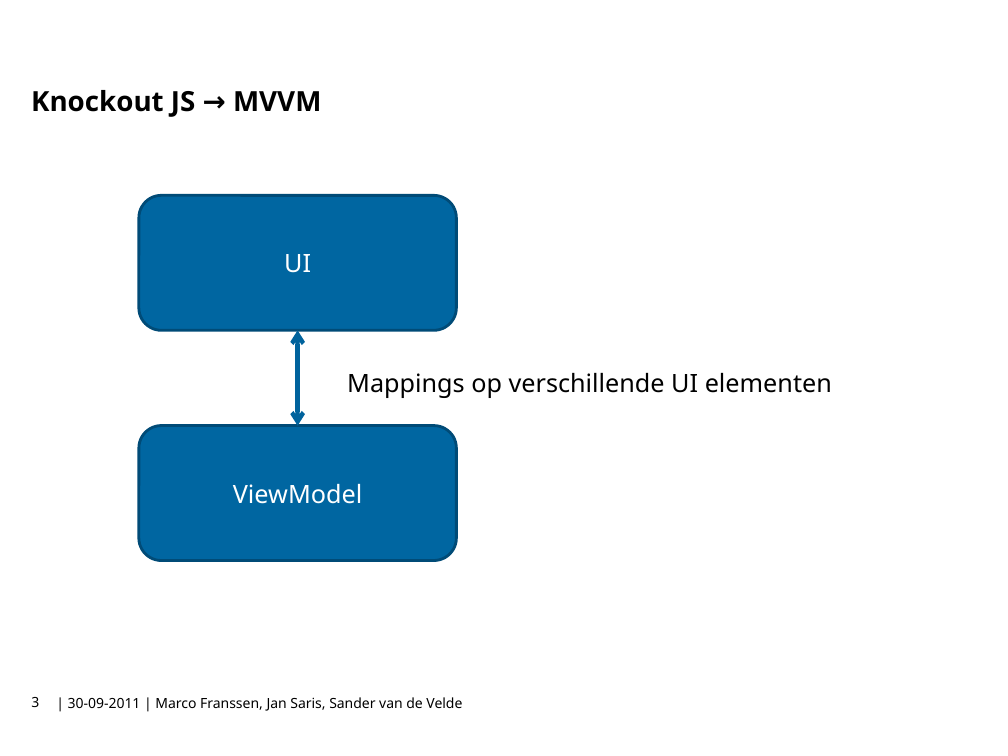
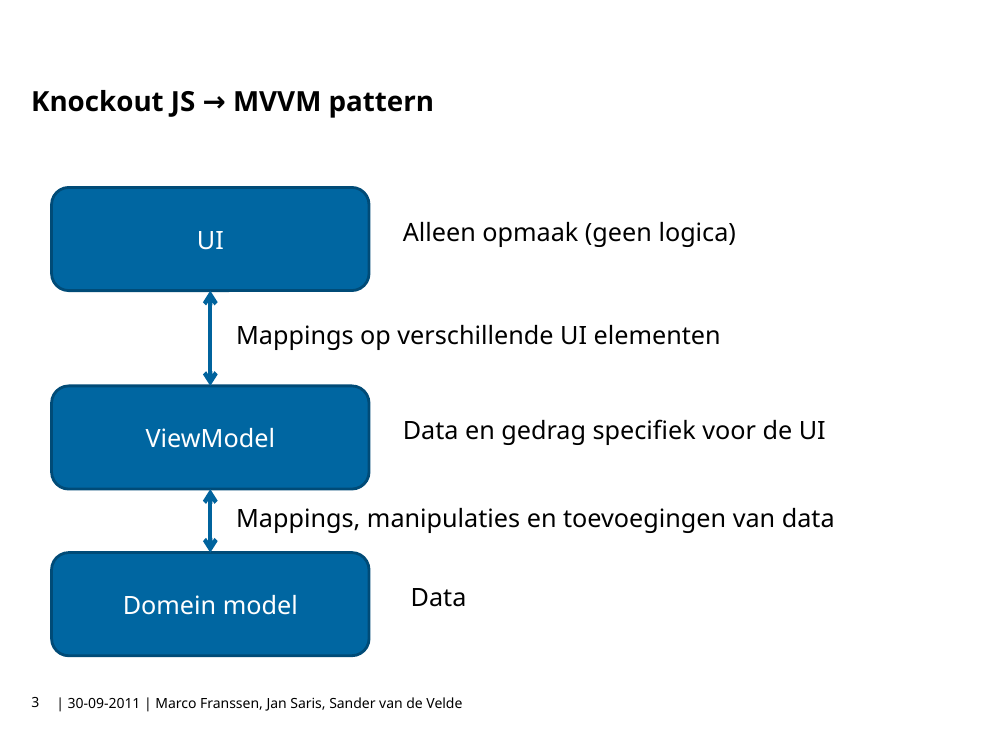
Before and after one commit to atosorigin/javascriptWorkshop, a slide deck: slide 3 of doc/Presentation.pptx. Drawn at 1008x756 pixels with LibreOffice and Linux fonts; fonts in the diff are those of the drawing; background and template pictures are left out. Boxes give left, top, right and bottom in pixels: in the first picture for what was removed or moved away, otherwise in the second. Text is boxed around its words. In the diff, an @@ line names an element or a change of style, - is before the commit and + after.

Commit message:
Updated presentation

```diff
--- a/doc/Presentation.pptx
+++ b/doc/Presentation.pptx
@@ title at box(31, 90, 435, 118): text changed @@
-Knockout JS → MVVM
+Knockout JS → MVVM pattern
@@ rounded rectangle "UI": place and size @@
-rounded rectangle "UI" at box(139, 196, 457, 331)
+rounded rectangle "UI" at box(51, 187, 369, 290)
@@ text added at box(403, 222, 736, 247), 18 pt, text #000000 @@
+Alleen opmaak (geen logica)
@@ double arrow moved from (297, 331) - (297, 425) to (211, 290) - (211, 386) @@
@@ text "Mappings op verschillende UI elementen": place and size @@
-text "Mappings op verschillende UI elementen" at box(347, 373, 832, 398)
+text "Mappings op verschillende UI elementen" at box(236, 325, 721, 350)
@@ rounded rectangle "ViewModel": place and size @@
-rounded rectangle "ViewModel" at box(139, 425, 457, 560)
+rounded rectangle "ViewModel" at box(51, 386, 369, 489)
@@ text added at box(403, 419, 826, 445), 18 pt, text #000000 @@
+Data en gedrag specifiek voor de UI
@@ double arrow added from (211, 489) to (211, 552), #00649D 3 pt @@
@@ text added at box(236, 508, 835, 533), 18 pt, text #000000 @@
+Mappings, manipulaties en toevoegingen van data
@@ rounded rectangle added at box(51, 552, 369, 655), fill #0066A1, outline #004B77 2 pt, 18 pt, text #FFFFFF @@
+Domein model
@@ text added at box(411, 588, 467, 607), 18 pt, text #000000 @@
+Data
```
Also in this commit, not shown: 1 other slide changed.
